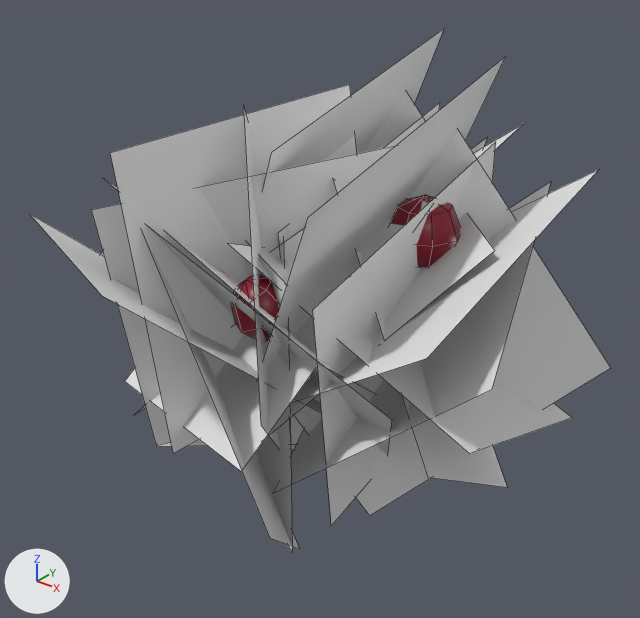
The FBX model GameJam2026/Assets/Objetos/FBX/Environment/Arbusto.fbx: old version first, new version second.
Both versions are drawn from a 50 mm lens placed at (3.42, -4.28, 3.77), pointed at (-0.03, 0.03, 1.1). The lights are fixed; the arrows at lower left show +X, +Y and +Z. Mesh edges are drawn as thin lines. Where no turn or scale is listed for an object, it has been applied to the vertices.

In view in the first picture: 'Fruto', 'Fruto.002', 'Hoja.015', 'Hoja.016', 'Hoja.017', 'Hoja.018'.
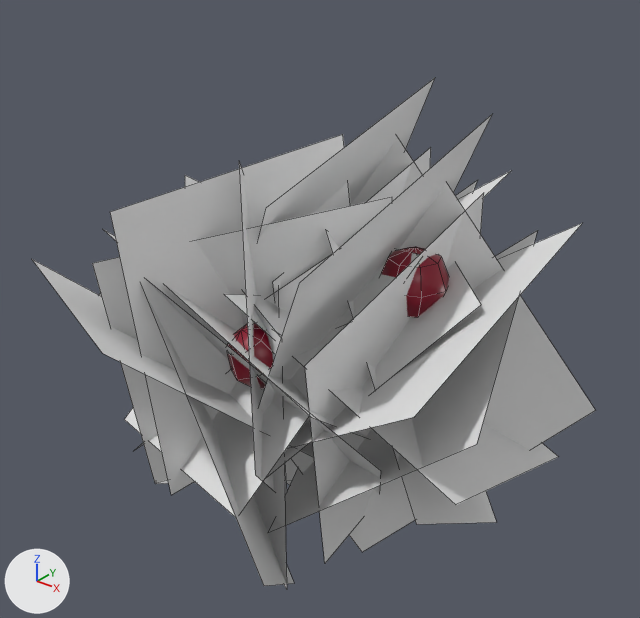
Changed parts and their boxes [x1, y1, x2, y2] in the pictures (640 x 618 px):
'Hoja.018', mesh moved
    before: [228, 56, 611, 526]
    after: [258, 78, 512, 326]
'Hoja.019', added
    after: [224, 115, 596, 563]
'Hoja.017', reshaped
    before: [263, 29, 523, 254]
    after: [32, 134, 423, 586]
'Hoja.016', reshaped
    before: [30, 84, 434, 549]
    after: [99, 175, 298, 589]
'Fruto', mesh moved
    before: [390, 195, 460, 268]
    after: [381, 247, 449, 318]
'Hoja.015', deleted
    before: [101, 242, 304, 551]
'Fruto.002', mesh moved
    before: [231, 272, 279, 342]
    after: [227, 323, 273, 389]

Patch to the scene script:
```diff
--- a/GameJam2026/Assets/Objetos/FBX/Environment/Arbusto.fbx.py
+++ b/GameJam2026/Assets/Objetos/FBX/Environment/Arbusto.fbx.py
@@ mat_hoja_001 @@
+mat_hoja_001 = principled_material('Hoja.001')
+mat_hoja_001.base_color = (0.8, 0.8, 0.8)  # white #e7e7e7
+mat_hoja_001.roughness = 1.0
@@ me_plane_034 @@
 me_plane_034.from_pydata(...)  # 32 vertices, 8 faces; spans x -1.58..1.0, y -0.72..1.83, z -0.05..2.88
 # used by ob_hoja_017; location = (0.0, 0.0, 0.0)
+# me_plane_034 part 4: the whole mesh is multiplied about its middle by the matrix ((0.827, 0.305, 0.473), (0.563, -0.448, -0.695), (0.0, 0.84, -0.542)), then moved by (0.09, -1.41, -0.45)
 me_plane_034.materials.append(mat_hoja)
@@ me_sphere_011 @@
 me_sphere_011.from_pydata(...)  # 26 vertices, 32 faces; spans x 0.106..0.503, y -1.083..-0.699, z 1.367..1.766
 # used by ob_fruto_002; location = (0.0, 0.0, 0.0)
+# me_sphere_011 part 3: the whole mesh is moved by (-0.052, -0.001, -0.332)
 me_sphere_011.materials.append(mat_fruto)
@@ me_plane_033 @@
 me_plane_033.from_pydata(...)  # 32 vertices, 8 faces; spans x -1.48..1.36, y -1.91..0.45, z -0.31..2.64
 # used by ob_hoja_016; location = (0.0, 0.0, 0.0)
+# me_plane_033 part 1: the whole mesh is multiplied about its middle by the matrix ((0.897, 0.151, -0.415), (0.151, 0.778, 0.61), (0.415, -0.61, 0.675)), then moved by (-0.39, 0.5, -0.63)
 me_plane_033.materials.append(mat_hoja)
@@ me_plane_035 @@
 me_plane_035.from_pydata(...)  # 32 vertices, 8 faces; spans x -0.76..1.82, y -1.4..1.15, z -0.05..2.88
 # used by ob_hoja_018; location = (0.0, 0.0, 0.0)
+# me_plane_035 part 2: the whole mesh is moved by (-0.87, 0.68, -0.33)
 me_plane_035.materials.append(mat_hoja)
@@ me_sphere_002 @@
 me_sphere_002.from_pydata(...)  # 26 vertices, 32 faces; spans x 0.625..1.08, y -0.336..0.119, z 1.693..2.147
 # used by ob_fruto; location = (0.0, 0.0, 0.0)
+# me_sphere_002 part 5: the whole mesh is moved by (-0.052, -0.001, -0.332)
 me_sphere_002.materials.append(mat_fruto)
@@ me_plane_048 @@
+me_plane_048.from_pydata(...)  # 32 vertices, 8 faces; spans x -0.82..1.76, y -1.4..1.15, z -0.38..2.55
+me_plane_048.materials.append(mat_hoja_001)  # white #e7e7e7
@@ ob_hoja_015 @@
-ob_hoja_015 = bpy.data.objects.new('Hoja.015', me_plane_011)
-ob_hoja_015.location = (0.0, 0.0, 0.0)
@@ ob_hoja_019 @@
+ob_hoja_019 = bpy.data.objects.new('Hoja.019', me_plane_048)
+ob_hoja_019.location = (0.0, 0.0, 0.0)
```
